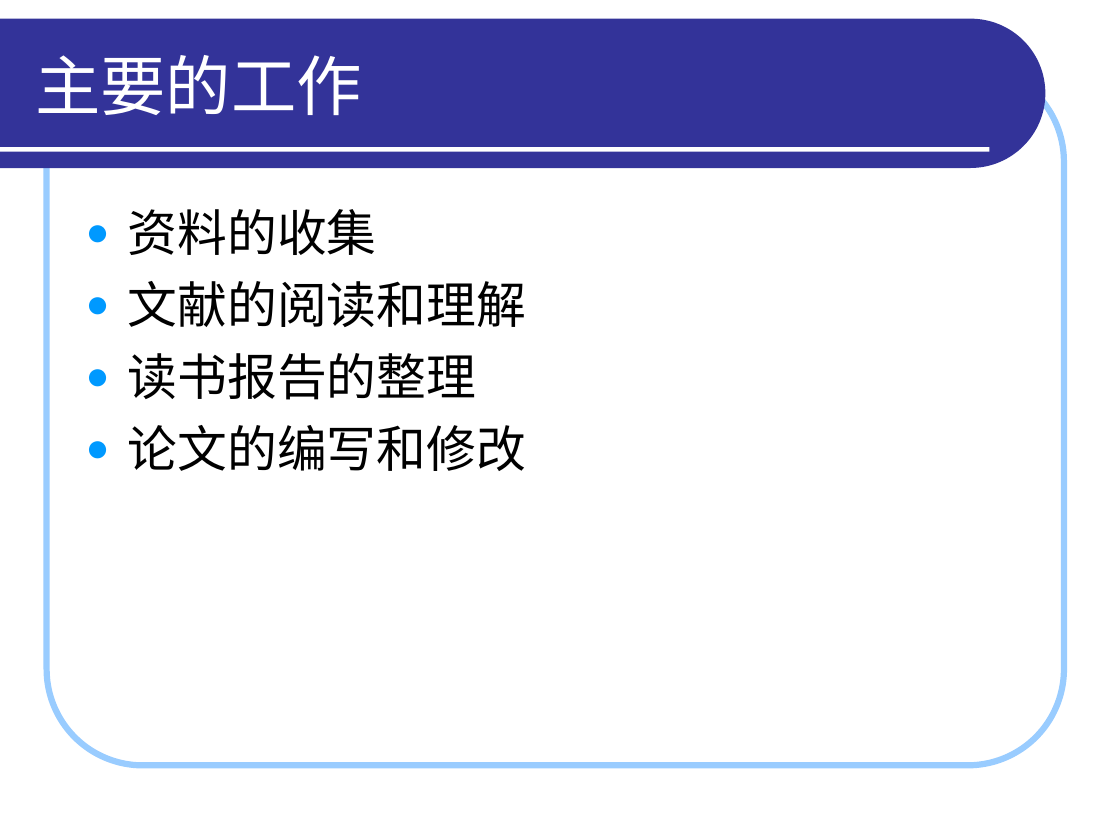
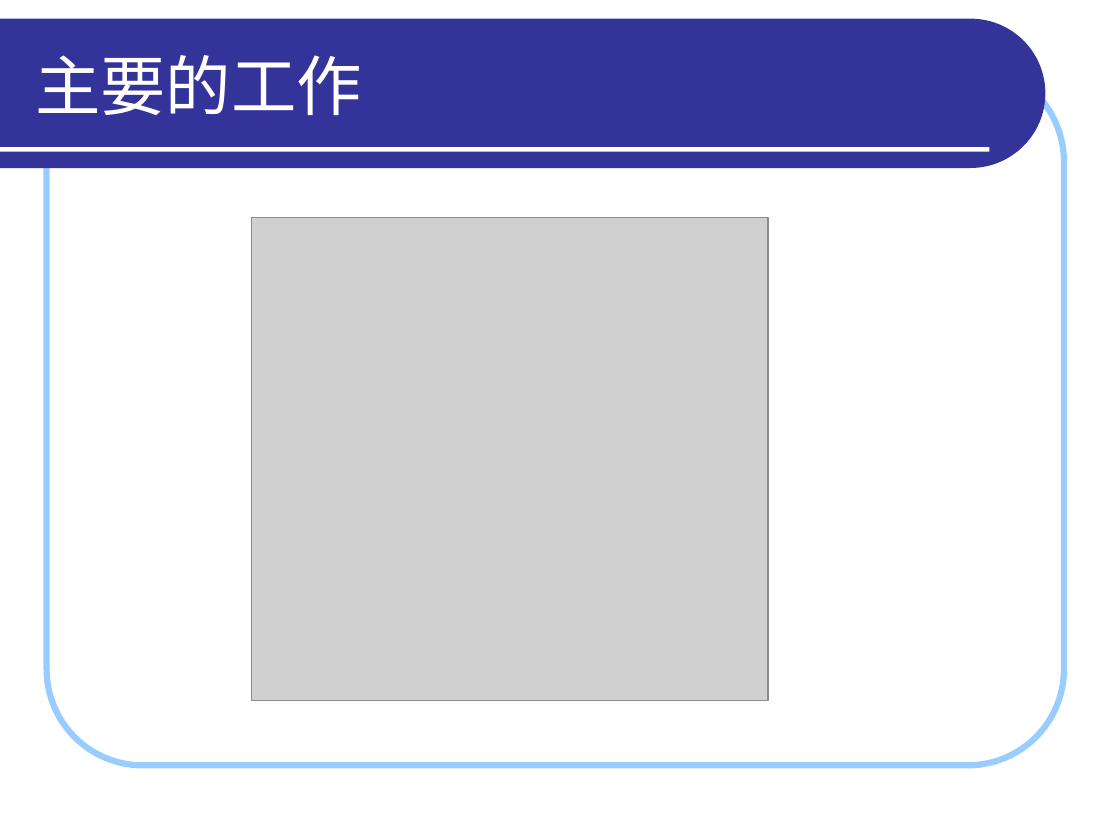
Before and after one commit to HiltonWei/wpstest, a slide deck: slide 6 of branches/区钺坚/读书报告/答辩演示_区钺坚.ppt. Drawn at 1120x840 pixels with LibreOffice and Linux fonts; fonts in the diff are those of the drawing; grey boxes stand for pictures. Boxes give left, top, right and bottom in pixels: in the first picture for what was removed or moved away, otherwise in the second. Text is boxed around its words. In the diff, an @@ line names an element or a change of style, - is before the commit and + after.

```diff
--- a/branches/区钺坚/读书报告/答辩演示_区钺坚.ppt
+++ b/branches/区钺坚/读书报告/答辩演示_区钺坚.ppt
@@ text removed at [128,209,526,471] @@
-● 资料的收集
-● 文献的阅读和理解
-● 读书报告的整理
-● 论文的编写和修改
@@ picture added at [251,217,767,700] @@
```
Also in this commit, not shown: 4 other slides changed, 2 slides added.
